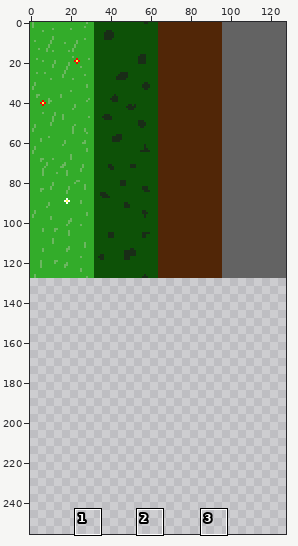
Edited in one commit: sprite sheet (assets/regions/forest-tileset.png). The picture above shows the old version from afar; the outline marks the close-up.
Close-up. Old version:
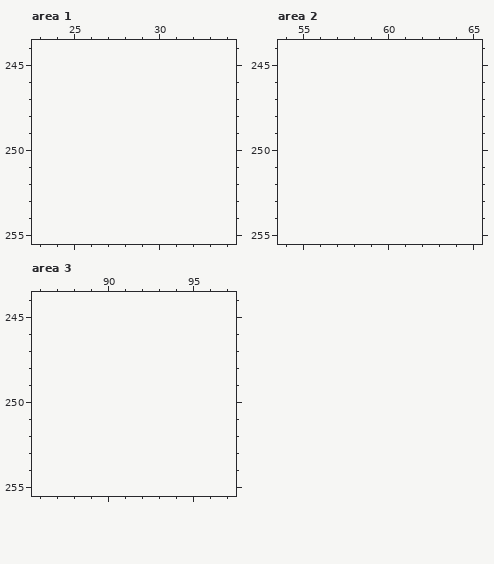
The file is 128x128 pixels. Shown: area 1: x 23..34, y 244..255; area 2: x 54..65, y 244..255; area 3: x 86..97, y 244..255. The old version is drawn lined up with the new one, on the new canvas. The commit also changed other parts of the picture, which this record leaves out.
Palette (. is transparent): 
Now the later version:
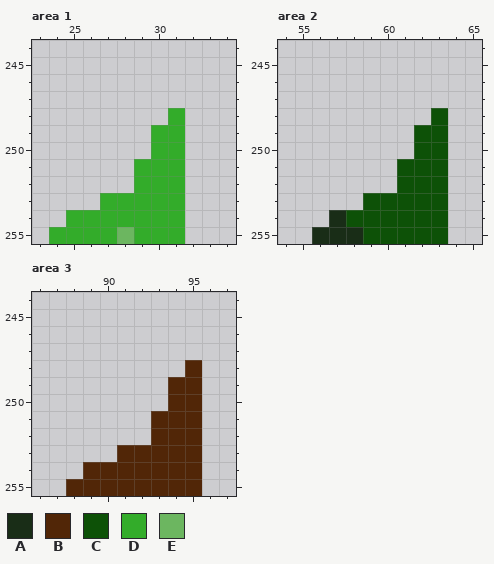
Colours new in this view: A #192d17  B #512607  C #0d5107  D #33ac2a  E #6cb660
From old to new:
canvas 128x128 -> 128x256
Changed rows in their new state; - is an unchanged pixel.
Area 1:
first column x 24:
248 -------D
249 ------DD
250 ------DD
251 -----DDD
252 -----DDD
253 ---DDDDD
254 -DDDDDDD
255 DDDDEDDD
Area 2:
first column x 56:
248 -------C
249 ------CC
250 ------CC
251 -----CCC
252 -----CCC
253 ---CCCCC
254 -ACCCCCC
255 AAACCCCC
Area 3:
first column x 88:
248 -------B
249 ------BB
250 ------BB
251 -----BBB
252 -----BBB
253 ---BBBBB
254 -BBBBBBB
255 BBBBBBBB
Boxes around the changes in both close-ups, in picture pixels (x1, y1, x2, y2):
added: (49, 108, 185, 244)
added: (312, 108, 448, 244)
added: (66, 360, 202, 496)
